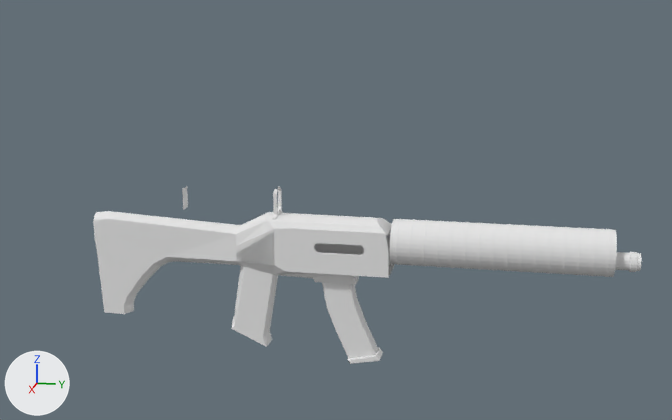
Renders of the Blender file GameBase/GameBase/assets/Test/Rifle2.blend from each side of a commit.
Both versions are drawn from a camera (50 mm lens) standing at (55.6, 19.2, 16.8) and looking at (-0.4, 8.0, 2.8). The lights are fixed; the arrows at lower left show +X, +Y and +Z.
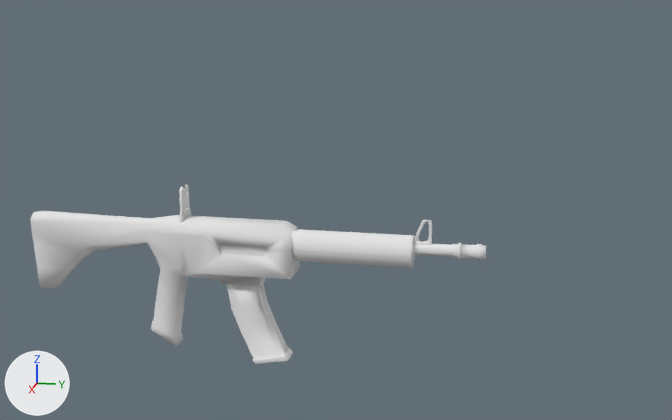
The newer file is also turned or shifted as a whole; pictures and numbers use the older file's frame.

Boxes [x1, y1, x2, y2] around the edits, measured in the pictures (672 x 420 px):
'Cylinder', deleted: before [93, 187, 642, 364]
'Cylinder.001', added: after [30, 184, 486, 364]

Diff of the bpy script that builds the scene:
```diff
--- a/GameBase/GameBase/assets/Test/Rifle2.blend.py
+++ b/GameBase/GameBase/assets/Test/Rifle2.blend.py
@@ me_cylinder_001 @@
+me_cylinder_001.from_pydata(...)  # 8515 vertices, 16908 faces, 14 loose edges; spans x -1.6..0.9, y -16.4..3.4, z -7.9..22.2
+me_cylinder_001.materials.append(mat_basicskinned)  # its picture is missing
@@ ob_cylinder @@
-ob_cylinder = bpy.data.objects.new('Cylinder', me_cylinder)
-ob_cylinder.location = (0.18, 12.53, -3.79)
-ob_cylinder.rotation_euler = (1.571, 0.0, 0.0)  # degrees (90, 0, 0)
@@ ob_cylinder_001 @@
+ob_cylinder_001 = bpy.data.objects.new('Cylinder.001', me_cylinder_001)
+ob_cylinder_001.location = (0.41, 9.51, 8.75)
+ob_cylinder_001.rotation_euler = (1.571, 0.0, 0.0)  # degrees (90, 0, 0)
```
